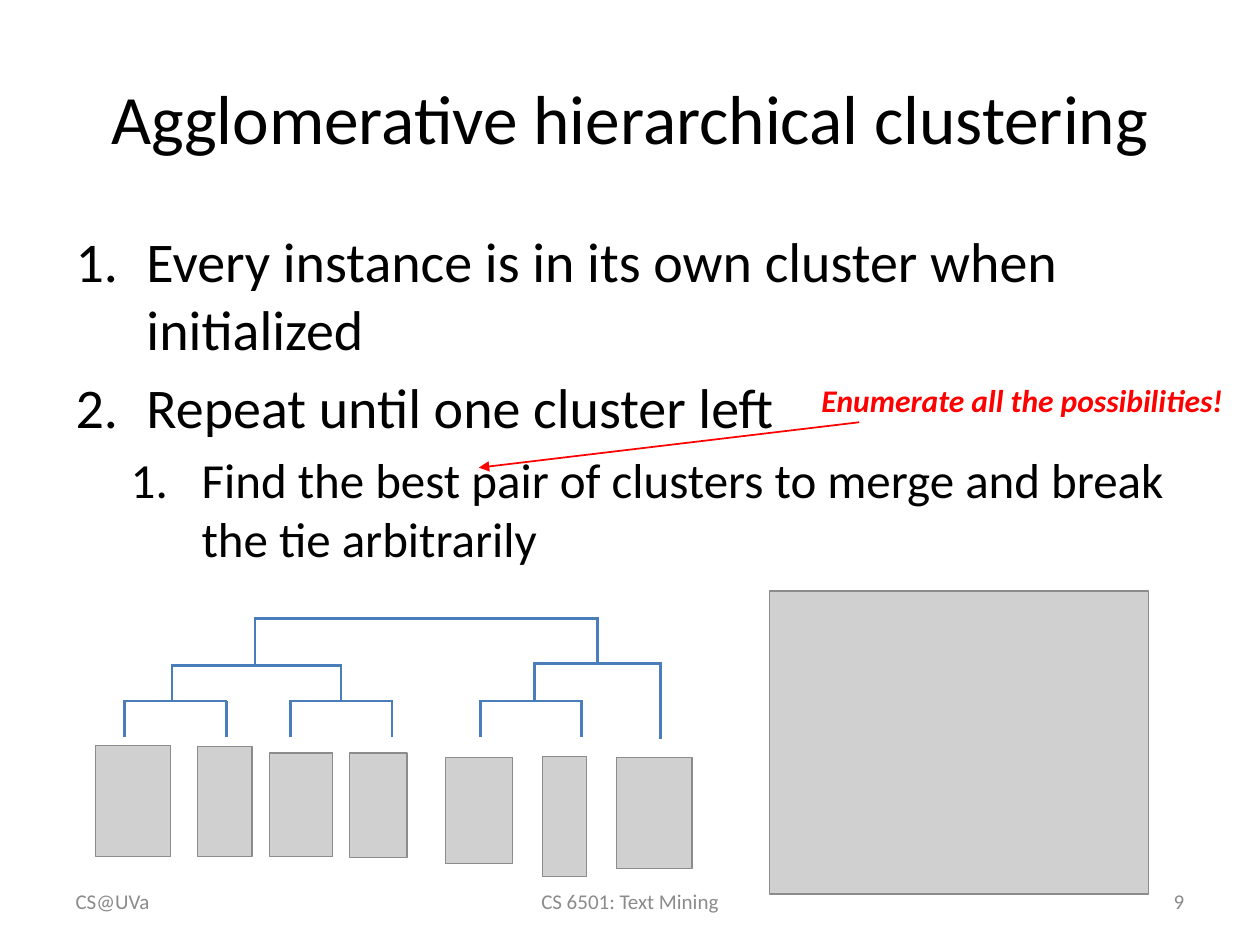
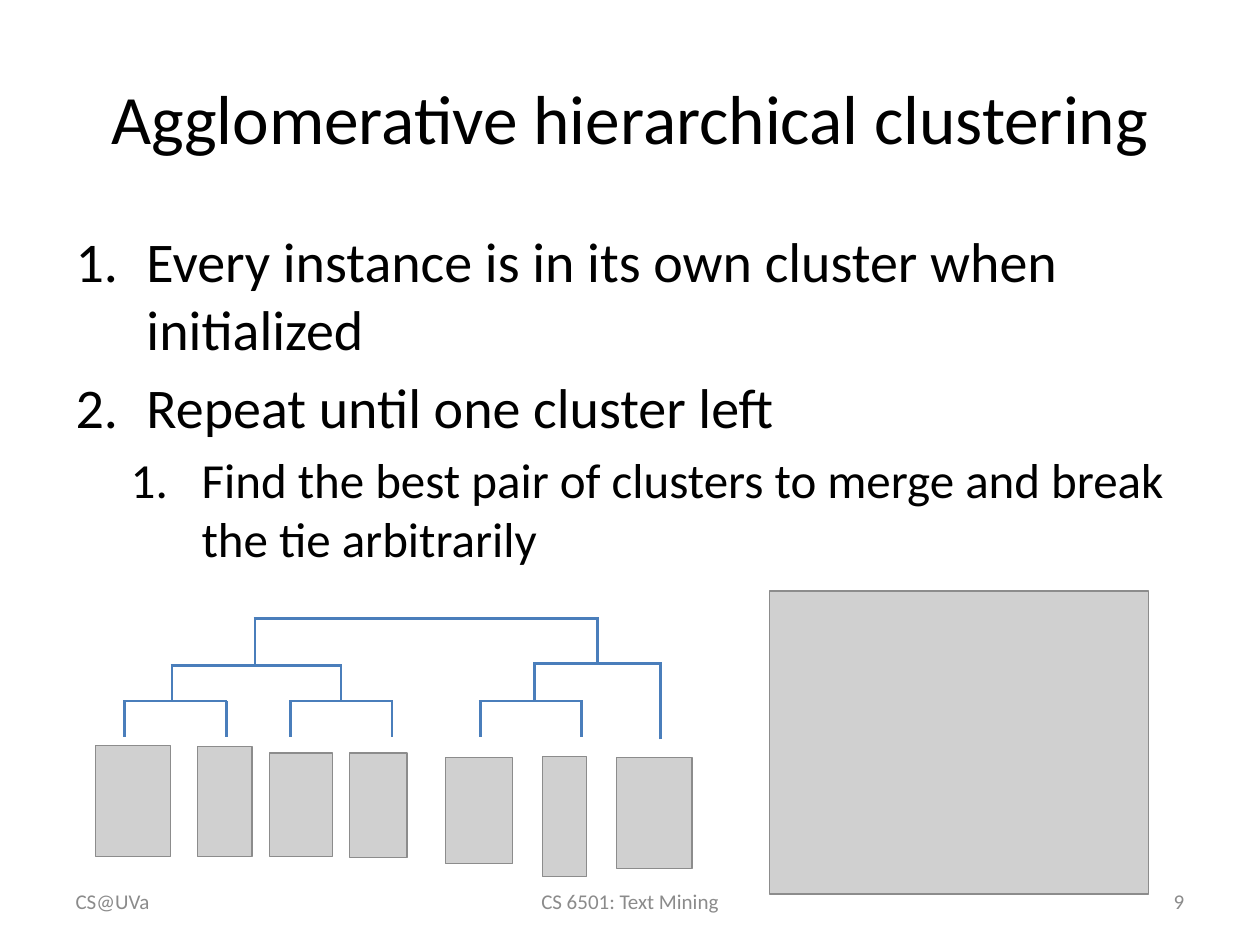
Before and after one commit to wang296/CS6501-Text-Mining, a slide deck: slide 9 of docs/Hierarchical clustering.pptx. Drawn at 1260x945 pixels with LibreOffice and Linux fonts; fonts in the diff are those of the drawing; grey boxes stand for pictures. Boxes give left, top, right and bottom in pixels: in the first picture for what was removed or moved away, otherwise in the second. Text is boxed around its words. In the diff, an @@ line names an element or a change of style, - is before the commit and + after.

```diff
--- a/docs/Hierarchical clustering.pptx
+++ b/docs/Hierarchical clustering.pptx
@@ text removed at [821, 390, 1223, 417] @@
-Enumerate all the possibilities!
@@ arrow removed from (859, 422) to (479, 467) @@
```
Also in this commit, not shown: 5 other slides changed, 8 other files.
